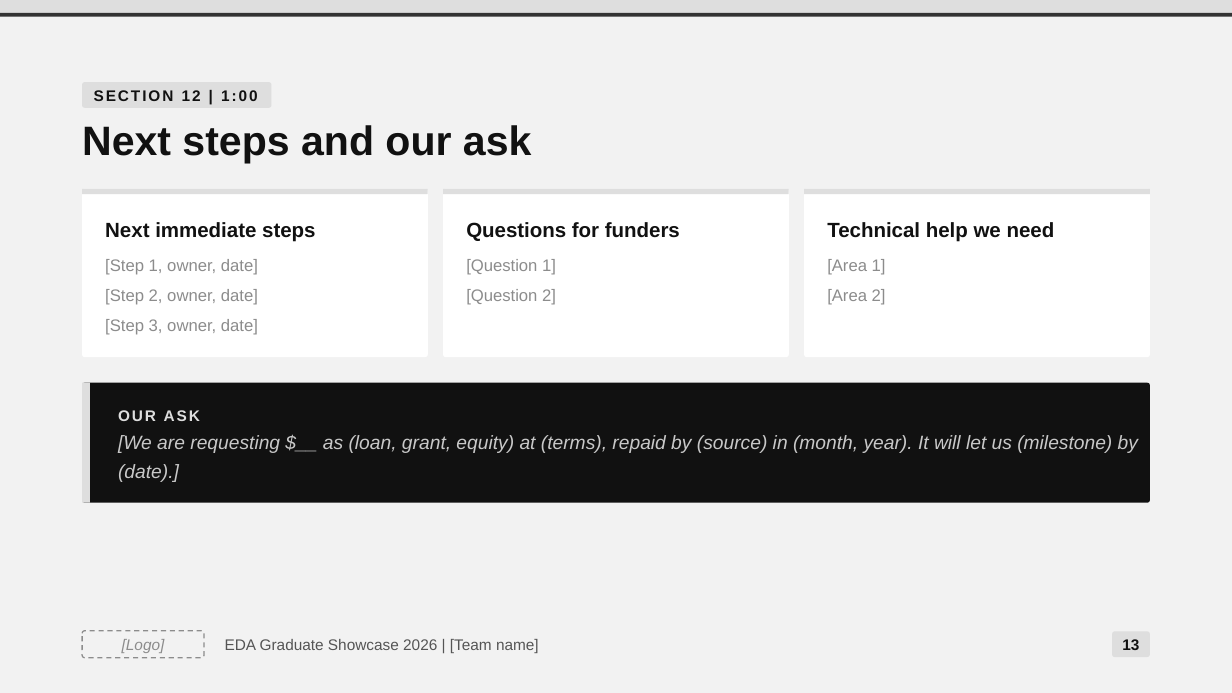
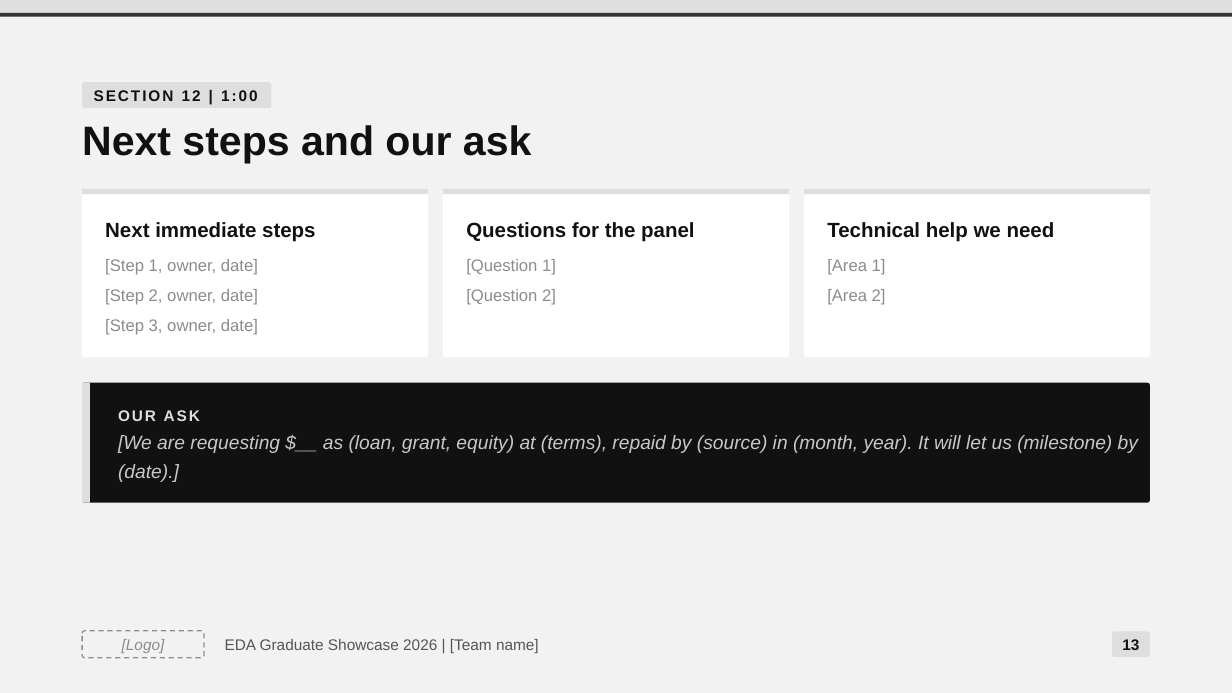
Before and after one commit to paperdoll901/eda-agenda, a slide deck: slide 13 of resources/EDA-Showcase-Pitch-Template.pptx. Drawn at 1232x693 pixels with LibreOffice and Linux fonts; fonts in the diff are those of the drawing. Boxes give left, top, right and bottom in pixels: in the first picture for what was removed or moved away, otherwise in the second. Text is boxed around its words. In the diff, an @@ line names an element or a change of style, - is before the commit and + after.

```diff
--- a/resources/EDA-Showcase-Pitch-Template.pptx
+++ b/resources/EDA-Showcase-Pitch-Template.pptx
@@ text at [466,222,694,242]: text changed @@
-Questions for funders
+Questions for the panel
```
Also in this commit, not shown: 9 other files.
